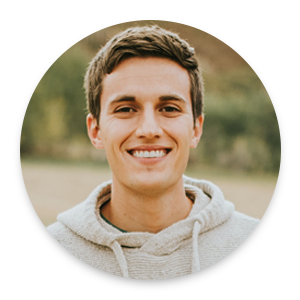
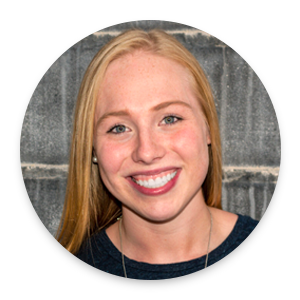
Layer changes from the first 300 × 300 image to the second:
renamed "Layer 4" to "Layer 5", painted on it over [20, 20, 281, 280]
